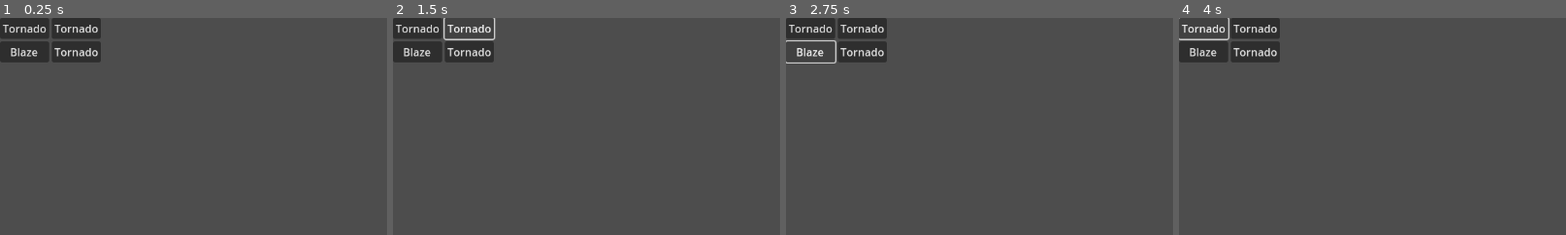
Above: before the commit, frames 1-4 (left to right).
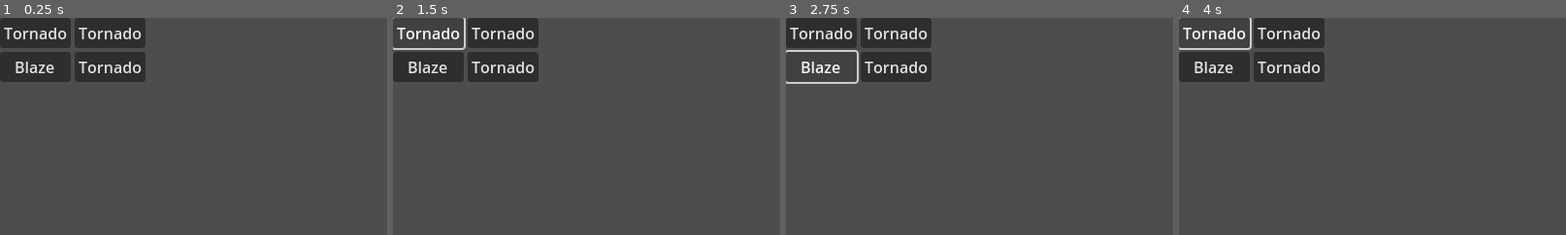
Above: after the commit, the same moments.

Repository: jadicodes/zodiac-battler
Game: Godot game, scene res://battle_arena/battle_arena.tscn
The game is run twice, just before and just after one commit, with the same random seed, the same clock (stepped at 60 frames per second) and the same inputs.
Inputs:
- Up to frame 1 (0.25 s): no input
- Up to frame 2 (1.5 s): click "Tornado" at 0.5 s; click "Tornado" at 1.25 s
- Up to frame 3 (2.75 s): click "Blaze" at 2 s
- Up to frame 4 (4 s): click "Tornado" at 2.75 s; click "Tornado" at 3.5 s
The pictures show only the part of the screen within x 0-50%, y 0-50%; the shares and areas given below are measured in that part.
In our replay, the window is 799x449 before the commit and 640x360 after it. These sizes can differ from the game's own. Grey fills any space a smaller window leaves; there, only what the larger window draws over its background counts as a difference.

The runs differ from the first frame. In frame 1, 7.2% of the frame differs, in the area x 0-38%, y 0-30%; in frame 2, 7.0%; in frame 3, 6.1%; in frame 4, 7.1%.

Commit message:
Update window scaling settings

Diff:
--- a/project/project.godot
+++ b/project/project.godot
@@ -15,7 +15,15 @@
 config/features=PackedStringArray("4.5", "GL Compatibility")
 config/icon="res://icon.svg"
 
+[display]
+
+window/size/viewport_width=640
+window/size/viewport_height=360
+window/stretch/mode="viewport"
+window/stretch/scale_mode="integer"
+
 [rendering]
 
+textures/canvas_textures/default_texture_filter=0
 renderer/rendering_method="gl_compatibility"
 renderer/rendering_method.mobile="gl_compatibility"
